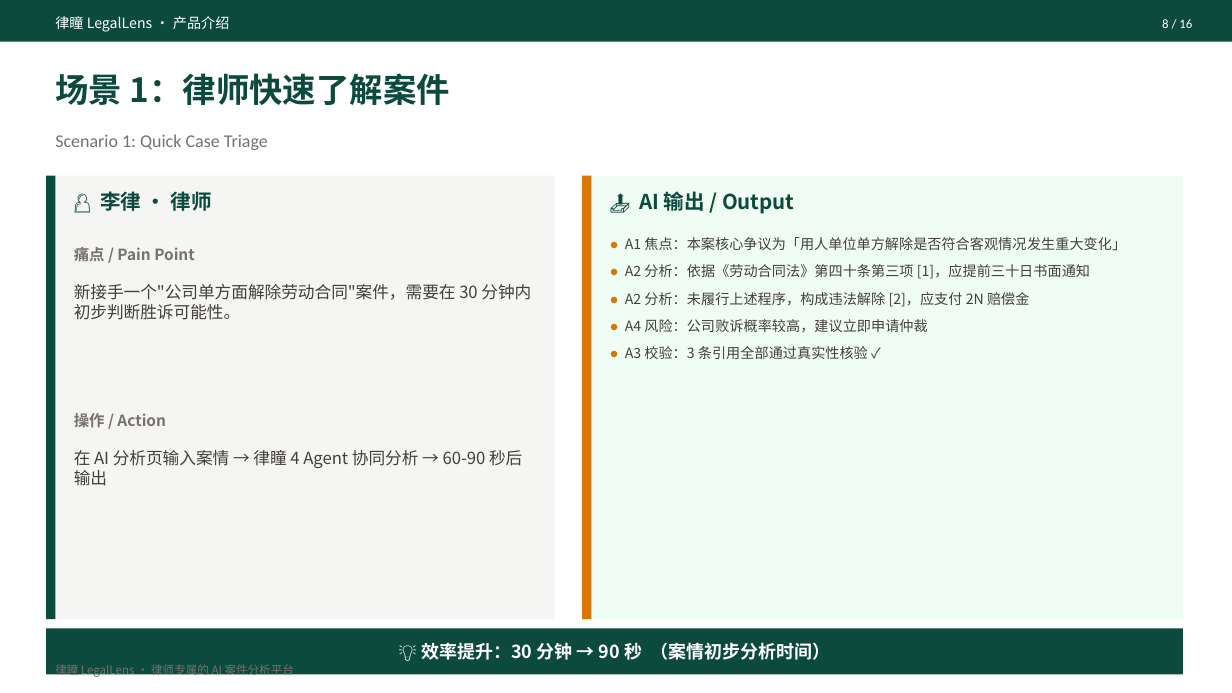
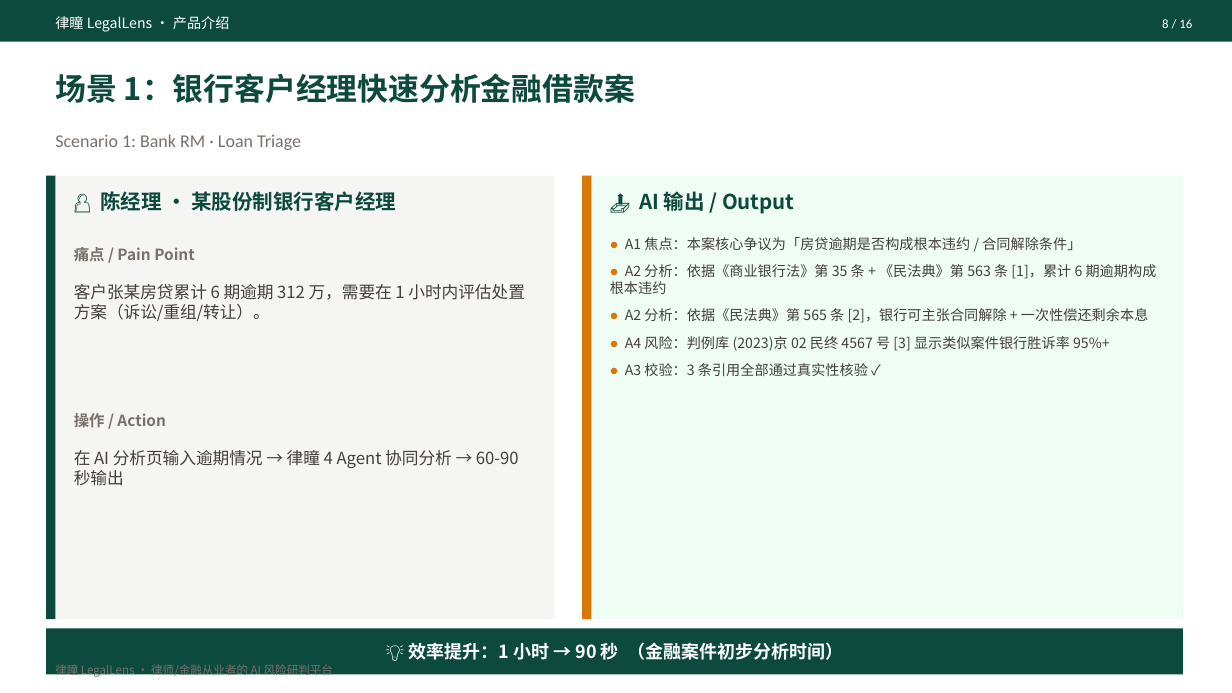
Before and after one commit to A-yiren/legal-lens, a slide deck: slide 8 of docs/律瞳-LegalLens-产品介绍.pptx. Drawn at 1232x693 pixels with LibreOffice and Linux fonts; fonts in the diff are those of the drawing. Boxes give left, top, right and bottom in pixels: in the first picture for what was removed or moved away, otherwise in the second. Text is boxed around its words. In the diff, an @@ line names an element or a change of style, - is before the commit and + after.

Commit message:
docs: 16 页 PPT 金融版 (GOAI AI+金融 赛道) + 简介改 485 汉字 + 改前端示例案情

```diff
--- a/docs/律瞳-LegalLens-产品介绍.pptx
+++ b/docs/律瞳-LegalLens-产品介绍.pptx
@@ text at [55, 73, 635, 103]: text changed; size 26 to 24 pt @@
-场景 1：律师快速了解案件
+场景 1：银行客户经理快速分析金融借款案
@@ text at [55, 134, 301, 150]: text changed @@
-Scenario 1: Quick Case Triage
+Scenario 1: Bank RM · Loan Triage
@@ text at [100, 191, 396, 211]: text changed @@
-👤 李律 · 律师
+👤 陈经理 · 某股份制银行客户经理
@@ text at [610, 237, 1157, 351]: text changed @@
-● A1 焦点：本案核心争议为「用人单位单方解除是否符合客观情况发生重大变化」
-● A2 分析：依据《劳动合同法》第四十条第三项 [1]，应提前三十日书面通知
-● A2 分析：未履行上述程序，构成违法解除 [2]，应支付 2N 赔偿金
-● A4 风险：公司败诉概率较高，建议立即申请仲裁
+● A1 焦点：本案核心争议为「房贷逾期是否构成根本违约 / 合同解除条件」
+● A2 分析：依据《商业银行法》第 35 条 + 《民法典》第 563 条 [1]，累计 6 期逾期构成根本违约
+● A2 分析：依据《民法典》第 565 条 [2]，银行可主张合同解除 + 一次性偿还剩余本息
+● A4 风险：判例库 (2023)京 02 民终 4567 号 [3] 显示类似案件银行胜诉率 95%+
@@ text at [74, 284, 525, 321]: text changed @@
-新接手一个"公司单方面解除劳动合同"案件，需要在 30 分钟内初步判断胜诉可能性。
+客户张某房贷累计 6 期逾期 312 万，需要在 1 小时内评估处置方案（诉讼/重组/转让）。
@@ text at [74, 450, 519, 486]: text changed @@
-在 AI 分析页输入案情 → 律瞳 4 Agent 协同分析 → 60-90 秒后输出
+在 AI 分析页输入逾期情况 → 律瞳 4 Agent 协同分析 → 60-90 秒输出
@@ text at [408, 642, 843, 660]: text changed @@
-💡 效率提升：30 分钟 → 90 秒 （案情初步分析时间）
+💡 效率提升：1 小时 → 90 秒 （金融案件初步分析时间）
@@ text at [55, 662, 333, 678]: text changed @@
-律瞳 LegalLens · 律师专属的 AI 案件分析平台
+律瞳 LegalLens · 律师/金融从业者的 AI 风险研判平台
```
Also in this commit, not shown: 15 other slides changed, 19 other files.
